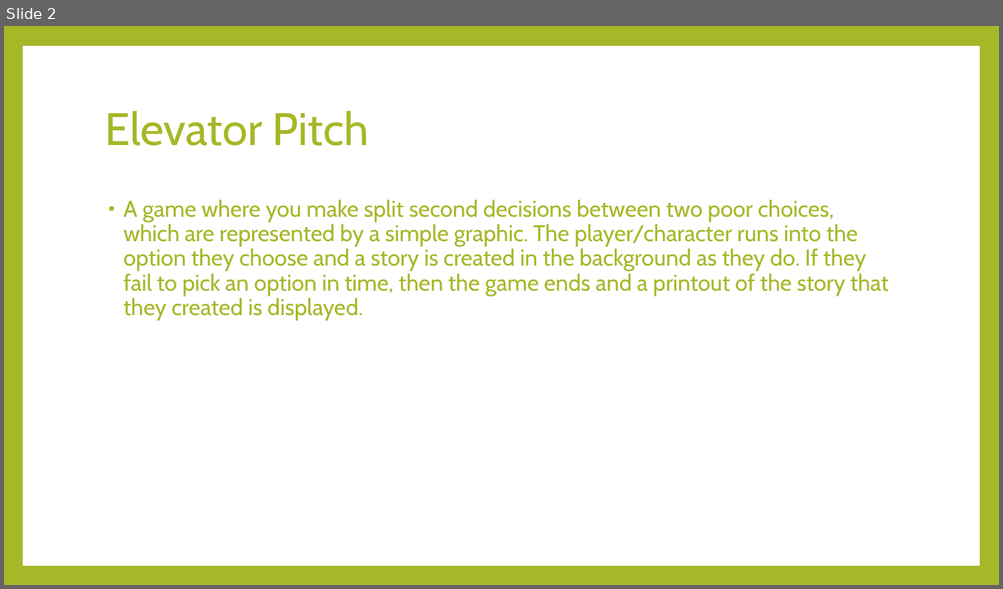
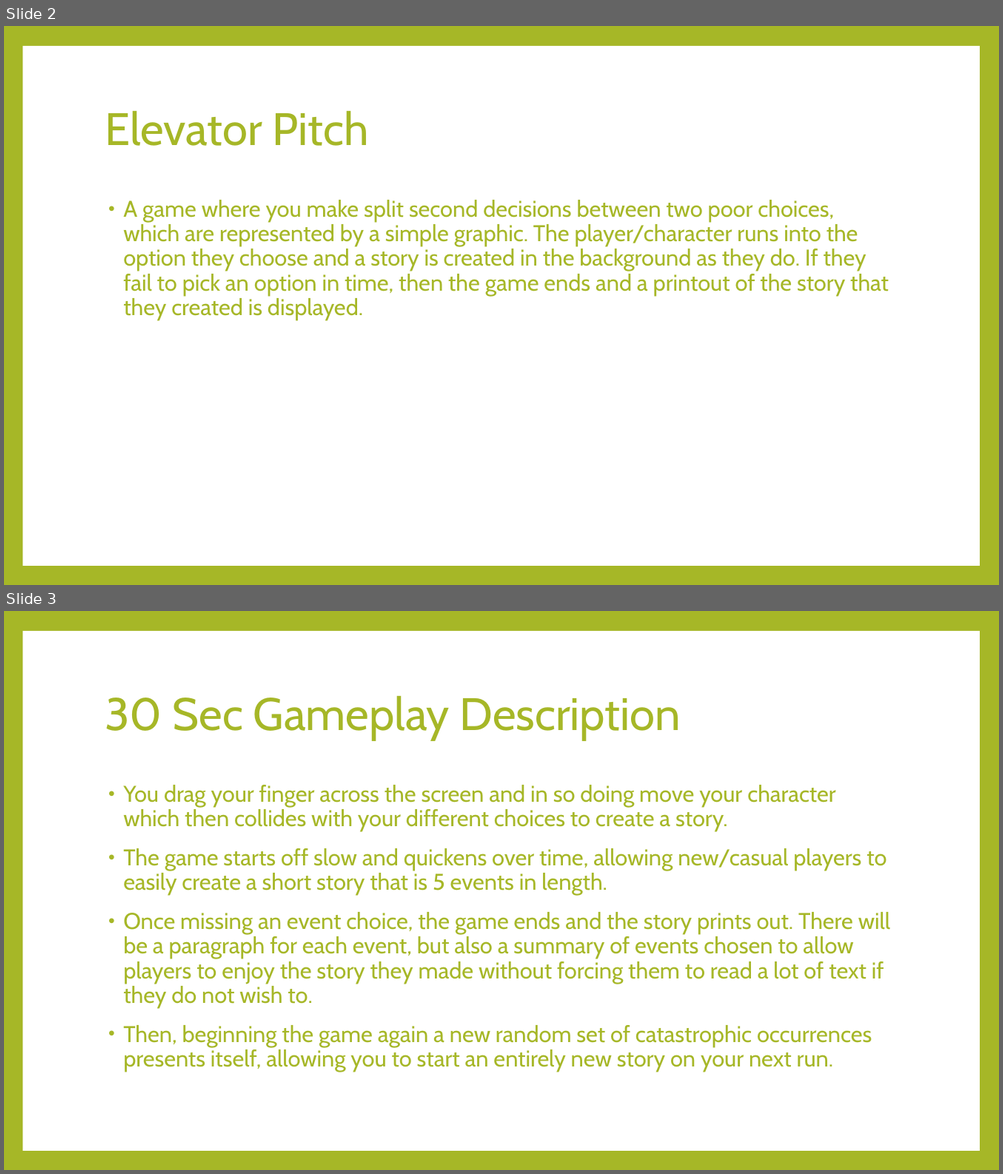
Before and after one commit to PeterLowe/concept3-amy, a slide deck: Catch22 slide.pptx. Shown one above the other, each under a label of ours: slide 2 before the commit, slides 2 and 3 after it. The pictures are 1003x589 and 1003x1174 pixels, drawn with LibreOffice and Linux fonts; fonts in the diff are those of the drawing. Boxes give left, top, right and bottom in pixels: in the first picture for what was removed or moved away, otherwise in the second. Text is boxed around its words. In the diff, an @@ line names an element or a change of style, - is before the commit and + after.

Commit message:
work slides

```diff
--- a/Catch22 slide.pptx
+++ b/Catch22 slide.pptx
@@ slide 3 added at bbox=[4, 611, 999, 1170], background #A6B727; not listed: 1 template element that a slide beside it also shows @@
@@ title added at bbox=[105, 696, 680, 741], 44 pt, text #A6B727 @@
+30 Sec Gameplay Description
@@ text added at bbox=[123, 785, 890, 1072], 22 pt, text #A6B727 @@
+• You drag your finger across the screen and in so doing move your character which then collides with your different choices to create a story.
+• The game starts off slow and quickens over time, allowing new/casual players to easily create a short story that is 5 events in length.
+• Once missing an event choice, the game ends and the story prints out. There will be a paragraph for each event, but also a summary of events chosen to allow players to enjoy the story they made without forcing them to read a lot of text if they do not wish to.
+• Then, beginning the game again a new random set of catastrophic occurrences presents itself, allowing you to start an entirely new story on your next run.
```
Also in this commit, not shown: 1 other slide added.
